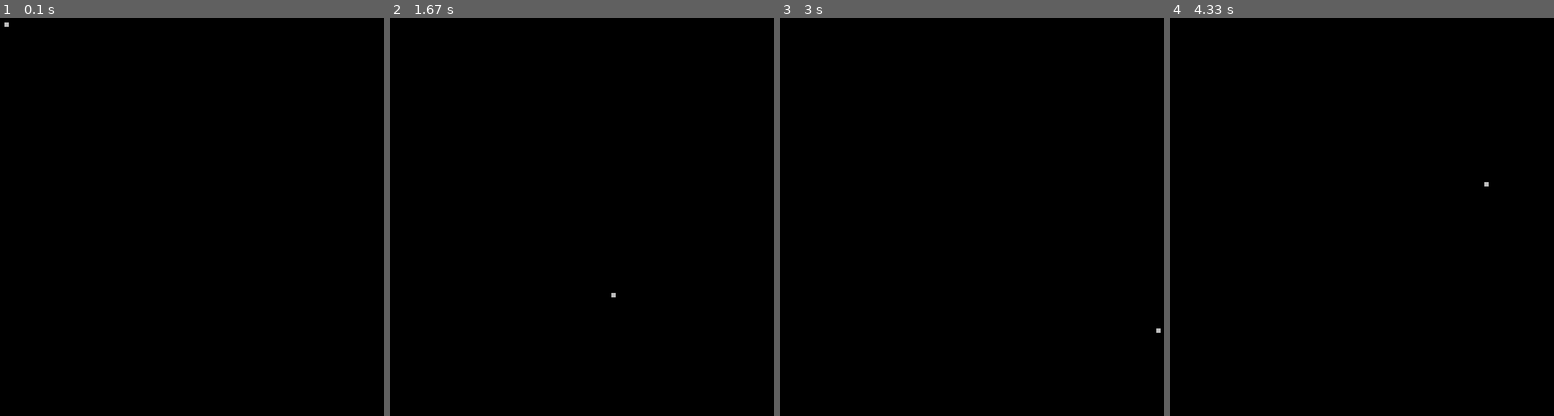
Above: before the commit, frames 1-4 (left to right).
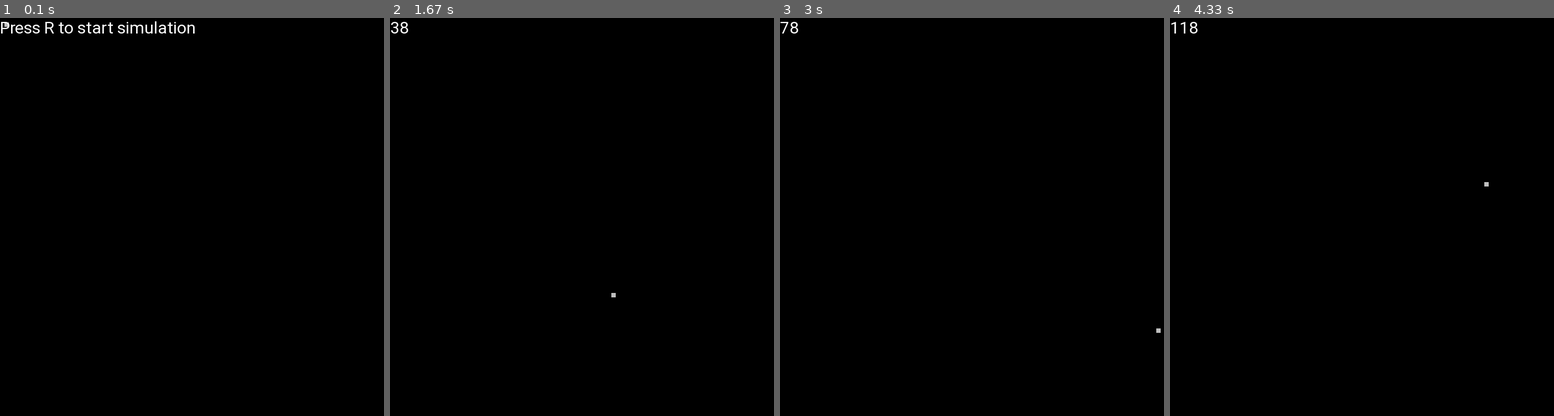
Above: after the commit, the same moments.

Repository: TheBlueShuckle/Python-uppgifter
Game: pygame game, started from conways-game-of-life/conways-game-of-life-pygame.py
Two runs of this game, one before a commit and one after it. Both use one fixed random seed, a clock stepped at 60 frames per second and the inputs below.
Inputs (mouse positions are in pixels of both pictures, inside the frame that each line leads up to):
- Up to frame 1 (0.1 s): no input
- Up to frame 2 (1.67 s): hold R 0.33-0.8 s; move the mouse to (593, 260) at 0.37 s; press the mouse at (662, 276) at 0.87 s; move the mouse to (578, 177) at 0.97 s; release the mouse at (497, 77) at 1.1 s; press the mouse at (662, 276) at 1.2 s; move the mouse to (639, 280) at 1.3 s; release the mouse at (616, 288) at 1.43 s; click (608, 292) at 1.58 s
- Up to frame 3 (3 s): click (929, 93) at 2.08 s; click (1140, 228) at 2.42 s; click (1156, 324) at 2.92 s
- Up to frame 4 (4.33 s): click (1285, 316) at 3.48 s; click (1323, 368) at 3.82 s; click (1481, 181) at 4.25 s

The runs differ from the first frame. In frame 1, 0.5% of the frame differs, in the area x 0-51%, y 0-4%; in frame 2, less than 0.1%; in frame 3, less than 0.1%; in frame 4, less than 0.1%.

Commit message:
looks good

Diff:
--- a/conways-game-of-life/conways-game-of-life-pygame.py
+++ b/conways-game-of-life/conways-game-of-life-pygame.py
@@ -75,16 +75,17 @@
 # // PYGAME START //
 
 pygame.init()
+pygame.font.init()
+font = pygame.font.SysFont('Roboto', 30)
+text_instructions = font.render('Press R to start simulation', True, (255, 255, 255))
 
 grid = Grid(100, 100, 8)
 pygame.mouse.set_visible(False) # No more mouse-centering problems if you can't see the mouse -C
+mouse_down = False
+generation = 0
+sim_active = False
 
 while running:
-    # poll for events
-    # pygame.QUIT event means the user clicked X to close your window
-    for event in pygame.event.get():
-        if event.type == pygame.QUIT:
-            running = False
 
     # fill the screen with a color to wipe away anything from last frame
     screen.fill('black')
@@ -93,9 +94,31 @@
     hovered_tile = hover(mouse_x, mouse_y)
     draw_grid(grid.tiles) # Passing in grid.tiles because its more efficient (dont cite me) -V
 
+    if sim_active:
+        text_counter = font.render(str(generation), True, (255, 255, 255))
+        screen.blit(text_counter, (0,0))
+        simulation(grid)
+        generation += 1
+    else:
+        screen.blit(text_instructions, (0,0))
+
+    if mouse_down == True:
+        hovered_tile.flip()
+
+    for event in pygame.event.get():
+        if event.type == pygame.QUIT:
+            running = False
+        if event.type == pygame.MOUSEBUTTONDOWN:
+            mouse_down = True
+        if event.type == pygame.MOUSEBUTTONUP:
+            mouse_down = False
+        if event.type == pygame.KEYDOWN:
+            if event.key == pygame.K_r:
+                sim_active = True
+
     pygame.display.flip()
     dehover(hovered_tile)
 
-    clock.tick(60)  # limits FPS to 60
+    clock.tick(30)  # limits FPS to 30
 
 pygame.quit()
